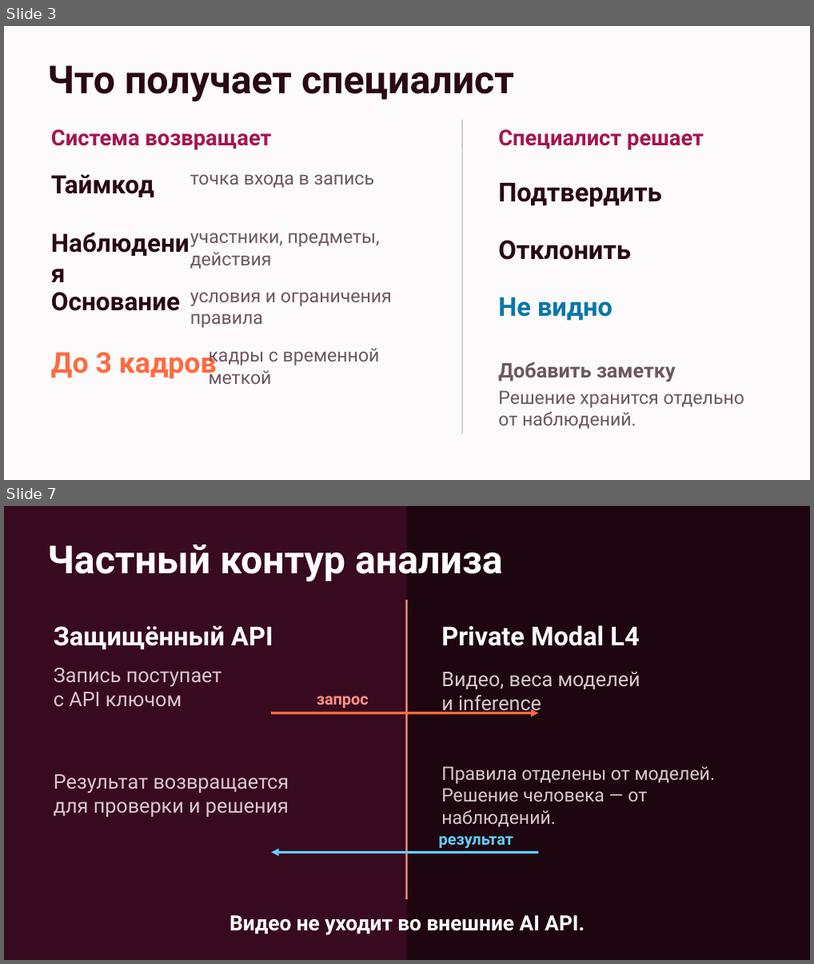
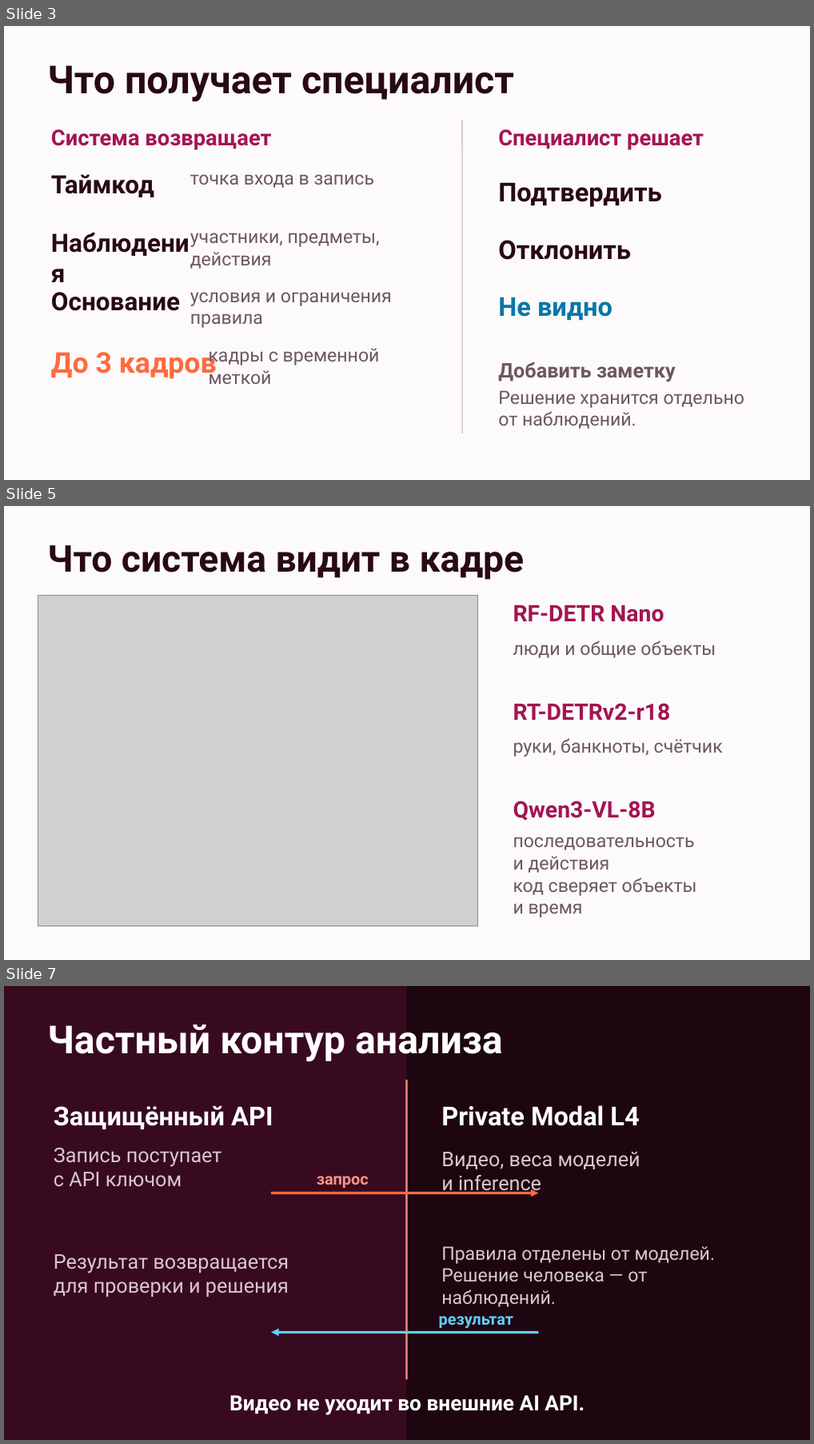
Before and after one commit to DarinaX2005X/dreamteam-datathon, a slide deck: presentation/pitch/output/lado-pitch.pptx. Shown one above the other, each under a label of ours: slides 3 and 7 before the commit, slides 3, 5 and 7 after it; the slides between them are not shown. The pictures are 814x964 and 814x1444 pixels, drawn with LibreOffice and Linux fonts; fonts in the diff are those of the drawing; grey boxes stand for pictures. Boxes give left, top, right and bottom in pixels: in the first picture for what was removed or moved away, otherwise in the second. Text is boxed around its words. In the diff, an @@ line names an element or a change of style, - is before the commit and + after.

```diff
--- a/presentation/pitch/output/lado-pitch.pptx
+++ b/presentation/pitch/output/lado-pitch.pptx
@@ slide 5 added at [4,506,810,960], background #FCFAFB @@
@@ text added at [47,545,525,580], 44 pt, text #280914, bold @@
+Что система видит в кадре
@@ picture added at [38,596,478,926] @@
@@ text added at [514,605,664,622], 27 pt, text #A31551, bold @@
+RF-DETR Nano
@@ text added at [514,640,716,658], 22 pt, text #6C5761 @@
+люди и общие объекты
@@ text added at [514,703,671,720], 27 pt, text #A31551, bold @@
+RT-DETRv2-r18
@@ text added at [514,738,723,756], 22 pt, text #6C5761 @@
+руки, банкноты, счётчик
@@ text added at [514,800,656,820], 27 pt, text #A31551, bold @@
+Qwen3-VL-8B
@@ text added at [514,836,698,917], 22 pt, text #6C5761 @@
+последовательность
+и действия
+код сверяет объекты
+и время
```
Also in this commit, not shown: 2 slides changed, 2 other slides added, 3 slides removed, 15 other files.
